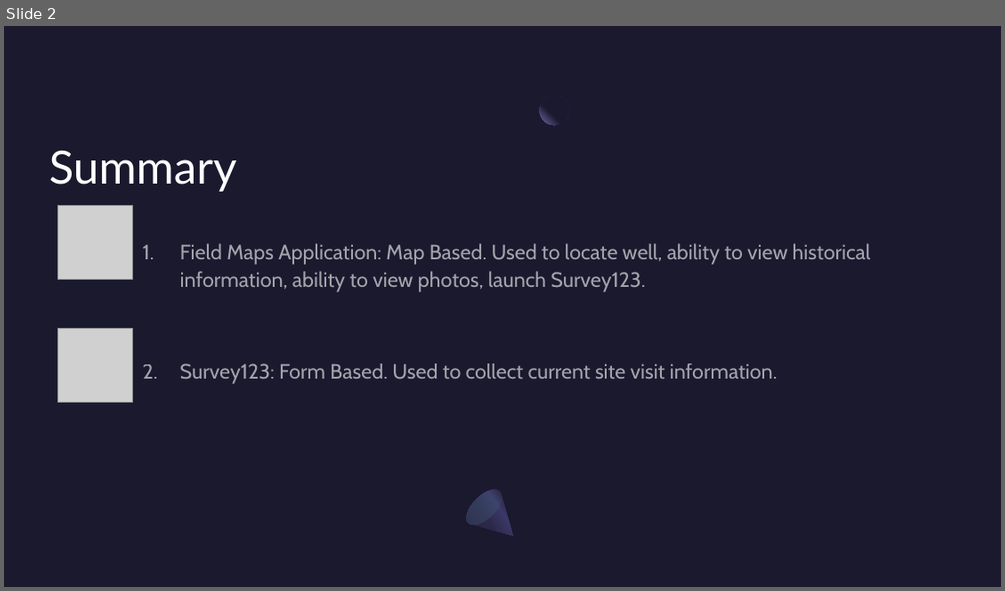
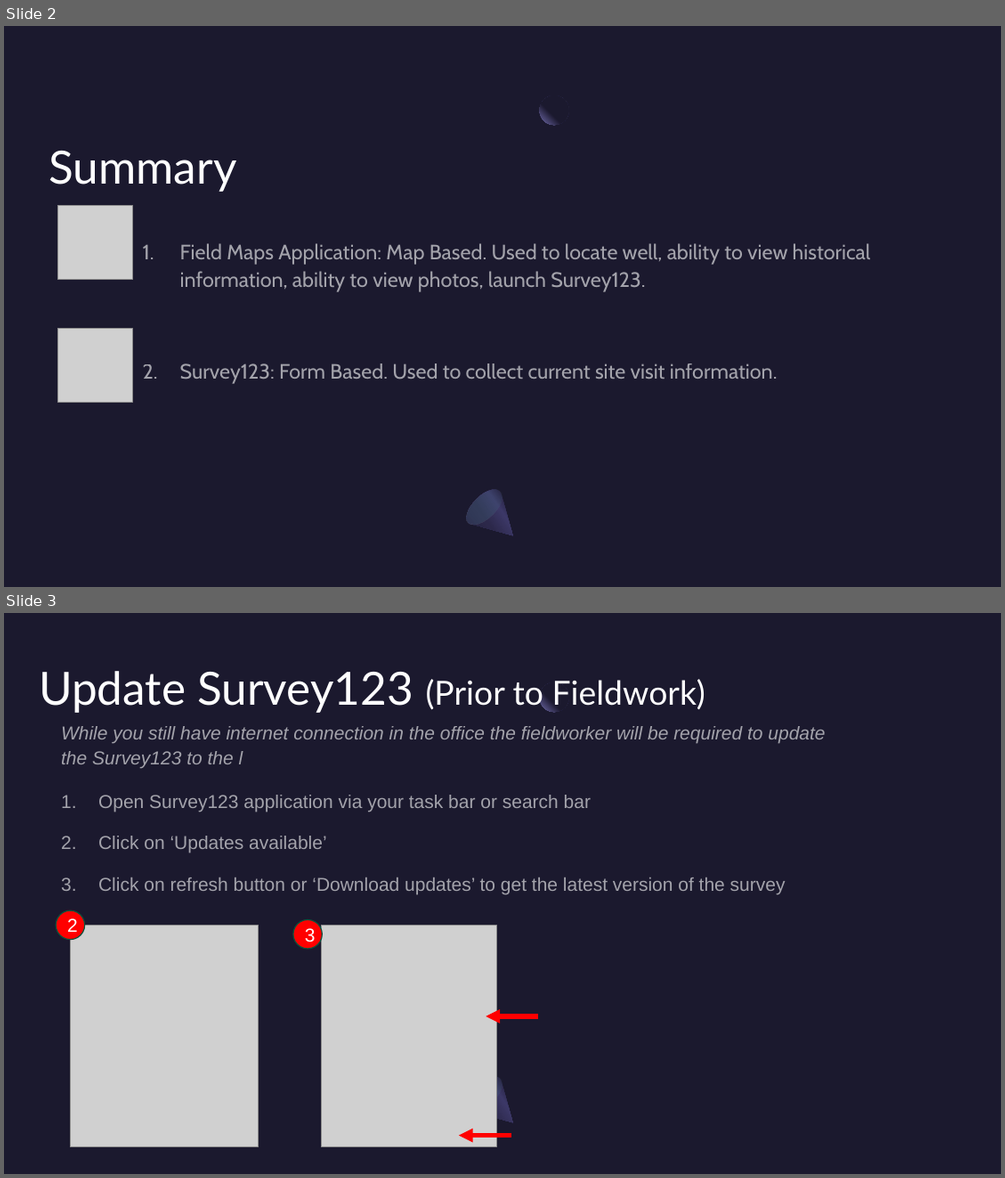
Before and after one commit to NWFWMD-IT/Hydrologic-Monitoring-Project, a slide deck: documents/user_guides/Hydrologic-Monitoring-Project-Fieldwork-Instructions.pptx. Shown one above the other, each under a label of ours: slide 2 before the commit, slides 2 and 3 after it. The pictures are 1005x591 and 1005x1178 pixels, drawn with LibreOffice and Linux fonts; fonts in the diff are those of the drawing; grey boxes stand for pictures. Boxes give left, top, right and bottom in pixels: in the first picture for what was removed or moved away, otherwise in the second. Text is boxed around its words. In the diff, an @@ line names an element or a change of style, - is before the commit and + after.

Commit message:
Added slide to explain how to update the Survey123

```diff
--- a/documents/user_guides/Hydrologic-Monitoring-Project-Fieldwork-Instructions.pptx
+++ b/documents/user_guides/Hydrologic-Monitoring-Project-Fieldwork-Instructions.pptx
@@ slide 3 added at [4, 613, 1001, 1174], background #1B192E; not listed: 3 template elements that a slide beside it also shows @@
@@ title added at [39, 671, 705, 713], 32 pt, text #FFFFFF @@
+Update Survey123 (Prior to Fieldwork)
@@ text added at [61, 726, 825, 894], 18 pt, text #FFFFFF at 60% opacity @@
+While you still have internet connection in the office the fieldworker will be required to update the Survey123 to the l
+1. Open Survey123 application via your task bar or search bar
+2. Click on ‘Updates available’
+3. Click on refresh button or ‘Download updates’ to get the latest version of the survey
@@ ellipse added at [56, 910, 85, 940], fill #FF0000, outline #08533C 1 pt, 18 pt, text #FFFFFF @@
+2
@@ picture added at [71, 925, 259, 1147] @@
@@ ellipse added at [293, 919, 323, 949], fill #FF0000, outline #08533C 1 pt, 18 pt, text #FFFFFF @@
+3
@@ picture added at [322, 925, 497, 1147] @@
@@ arrow added from (538, 1016) to (485, 1016), #FF0000 4.5 pt @@
@@ arrow added from (511, 1135) to (459, 1135), #FF0000 4.5 pt @@
```
Also in this commit, not shown: 4 slides changed.
